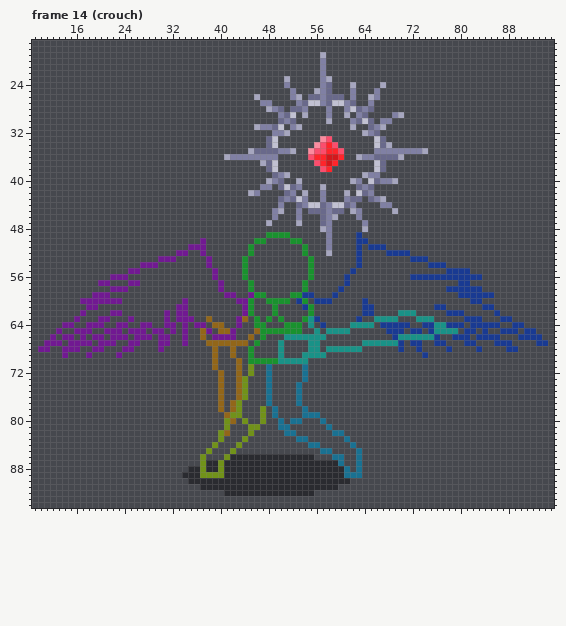
One commit to this pixel-art file: assets/player/Valka the Fallen - 6.aseprite. This is how it looked before the edit.
96x96 pixels, 15 frames. Colours within 5 levels of each other are drawn and written as one. Shown: frame 14 (crouch): x 9..95, y 17..94. The commit also changed other frames, which this record leaves out.
New version:
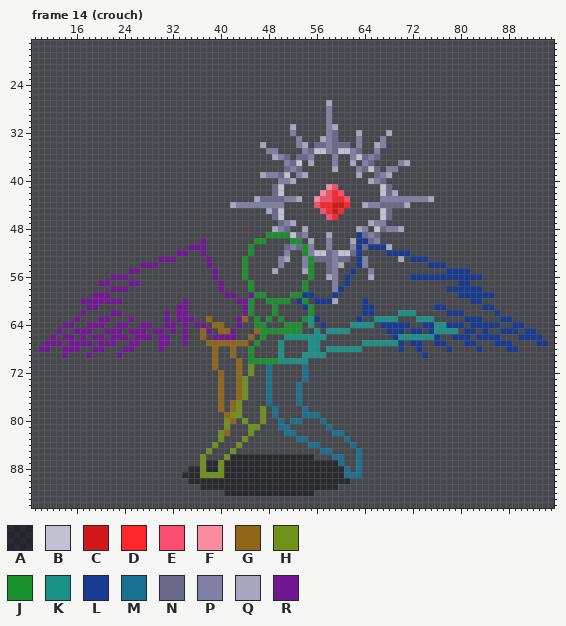
Palette (. is transparent): A #0e0e1280  B #c1c1d2  C #d3181c  D #ff252b  E #fb4d6d  F #fb8b9f  G #926619  H #719219  J #19922e  K #199287  L #193a92  M #197192  N #69698b  P #8080a4  Q #a6a6bf  R #711992
The exact change:
Changed rows in their new state; - is an unchanged pixel.
Frame 14 (crouch), layer "main/halo":
first column x 41:
19 ----------------.------------------
20 ----------------.------------------
21 ----------------.------------------
22 ----------------.------------------
23 ----------.-----..-----------------
24 ----------.-----..---.----.--------
25 -----------.---...---.---.---------
26 -----.-----..-......-.--..---------
27 ------..----.....Q....--.----------
28 -------...-...------.....----------
29 ---------...-.------.-..----..-----
30 ---------...-----P---....-..-------
31 -----.....-Q.----PQ--.--...--------
32 --------...P-----PN---Q...-Q-------
33 -------..---P---QPN---P--.P--------
34 ------Q..---PQ-NNPNNN-P--QP.-------
35 ----...PP...-PNBBPNBBPN---........-
36 ........QPN-NNP...P.-PBN--....-----
37 ------...-PNB-Q...P--Q-PN..--PQ----
38 -------..-NPN---..Q---PNBN.PP------
39 ------QPPNB-PQ--------Q..NPQ-------
40 -------..PPQ.--------..-QPN..------
41 ------..NB...---.FE---...-BN-------
42 ----..--NB..-.--FEDE.-...-BNQ------
43 -----QNNN--PQ.-FEEDDE..-..PPPPPPPPQ
44 -QPPPPPPP---...EDDCCD.-QPPNNNNQ----
45 -------QNB--.-..EDCD-..---BN.------
46 --------NB--.---.ED---.---BN-------
47 -------.-NPQ.---..-----.QPP--------
48 --------QPN--Q--..----QP-BNPPQ-----
49 -----------BNP---Q-----NPN---------
50 --------------Q------Q--NP---------
51 ----------NPN-P------P-N---Q-------
52 ----------P---PBBNPBBN-------------
53 ---------PQ--P-NNNPNN--P-----Q-----
54 ---------P---P---NPQ---P-----------
55 --------Q----Q---NP-----P----------
56 -----------------QP-----Q----------
57 ------------------P----------------
58 ------------------P----------------
60 ------------------Q----------------
Pixel boxes of the changes (left, top, right, bottom) in both pictures:
changed: (224, 52, 434, 304)
